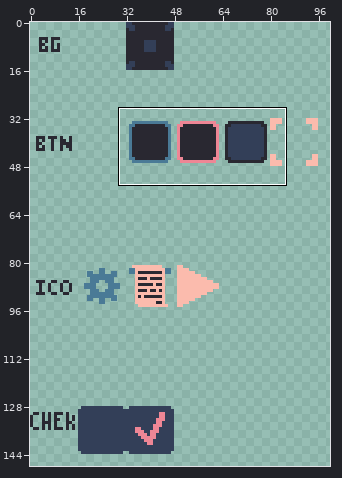
File history of a pixel-art file, assets/ui/ui.aseprite. Above, an overview of the earlier version with the close-up marked.
Close-up. The starting point:
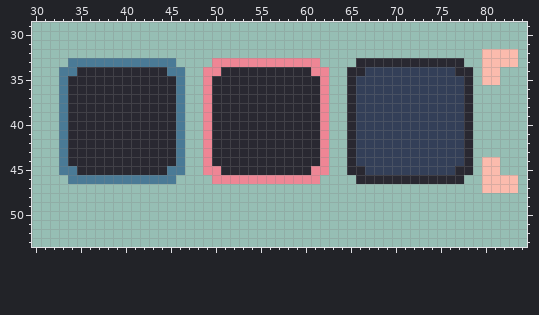
128x512 pixels, 1 frame. Shown: x 30..84, y 29..53. The wide view leaves out empty margins.
And afterwards:
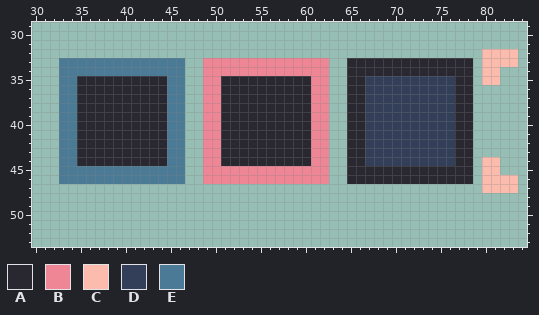
Palette (. is transparent): A #292831  B #ee8695  C #fbbbad  D #333f58  E #4a7a96
The exact change:
--- layer "MAIN"
@@ x 30..84 @@
 32 ..................................................CCCC.
-33 ....EEEEEEEEEEEE....BBBBBBBBBBBB....AAAAAAAAAAAA..CCCC.
-34 ...EEAAAAAAAAAAEE..BBAAAAAAAAAABB..AADDDDDDDDDDAA.CC...
-35 ...EAAAAAAAAAAAAE..BAAAAAAAAAAAAB..ADDDDDDDDDDDDA.CC...
-36 ...EAAAAAAAAAAAAE..BAAAAAAAAAAAAB..ADDDDDDDDDDDDA......
-37 ...EAAAAAAAAAAAAE..BAAAAAAAAAAAAB..ADDDDDDDDDDDDA......
-38 ...EAAAAAAAAAAAAE..BAAAAAAAAAAAAB..ADDDDDDDDDDDDA......
-39 ...EAAAAAAAAAAAAE..BAAAAAAAAAAAAB..ADDDDDDDDDDDDA......
-40 ...EAAAAAAAAAAAAE..BAAAAAAAAAAAAB..ADDDDDDDDDDDDA......
-41 ...EAAAAAAAAAAAAE..BAAAAAAAAAAAAB..ADDDDDDDDDDDDA......
-42 ...EAAAAAAAAAAAAE..BAAAAAAAAAAAAB..ADDDDDDDDDDDDA......
-43 ...EAAAAAAAAAAAAE..BAAAAAAAAAAAAB..ADDDDDDDDDDDDA......
-44 ...EAAAAAAAAAAAAE..BAAAAAAAAAAAAB..ADDDDDDDDDDDDA.CC...
-45 ...EEAAAAAAAAAAEE..BBAAAAAAAAAABB..AADDDDDDDDDDAA.CC...
-46 ....EEEEEEEEEEEE....BBBBBBBBBBBB....AAAAAAAAAAAA..CCCC.
+33 ...EEEEEEEEEEEEEE..BBBBBBBBBBBBBB..AAAAAAAAAAAAAA.CCCC.
+34 ...EEEEEEEEEEEEEE..BBBBBBBBBBBBBB..AAAAAAAAAAAAAA.CC...
+35 ...EEAAAAAAAAAAEE..BBAAAAAAAAAABB..AADDDDDDDDDDAA.CC...
+36 ...EEAAAAAAAAAAEE..BBAAAAAAAAAABB..AADDDDDDDDDDAA......
+37 ...EEAAAAAAAAAAEE..BBAAAAAAAAAABB..AADDDDDDDDDDAA......
+38 ...EEAAAAAAAAAAEE..BBAAAAAAAAAABB..AADDDDDDDDDDAA......
+39 ...EEAAAAAAAAAAEE..BBAAAAAAAAAABB..AADDDDDDDDDDAA......
+40 ...EEAAAAAAAAAAEE..BBAAAAAAAAAABB..AADDDDDDDDDDAA......
+41 ...EEAAAAAAAAAAEE..BBAAAAAAAAAABB..AADDDDDDDDDDAA......
+42 ...EEAAAAAAAAAAEE..BBAAAAAAAAAABB..AADDDDDDDDDDAA......
+43 ...EEAAAAAAAAAAEE..BBAAAAAAAAAABB..AADDDDDDDDDDAA......
+44 ...EEAAAAAAAAAAEE..BBAAAAAAAAAABB..AADDDDDDDDDDAA.CC...
+45 ...EEEEEEEEEEEEEE..BBBBBBBBBBBBBB..AAAAAAAAAAAAAA.CC...
+46 ...EEEEEEEEEEEEEE..BBBBBBBBBBBBBB..AAAAAAAAAAAAAA.CCCC.
 47 ..................................................CCCC.
Boxes around the changes in both close-ups, in picture pixels (x1, y1, x2, y2):
changed: (59, 58, 473, 184)
